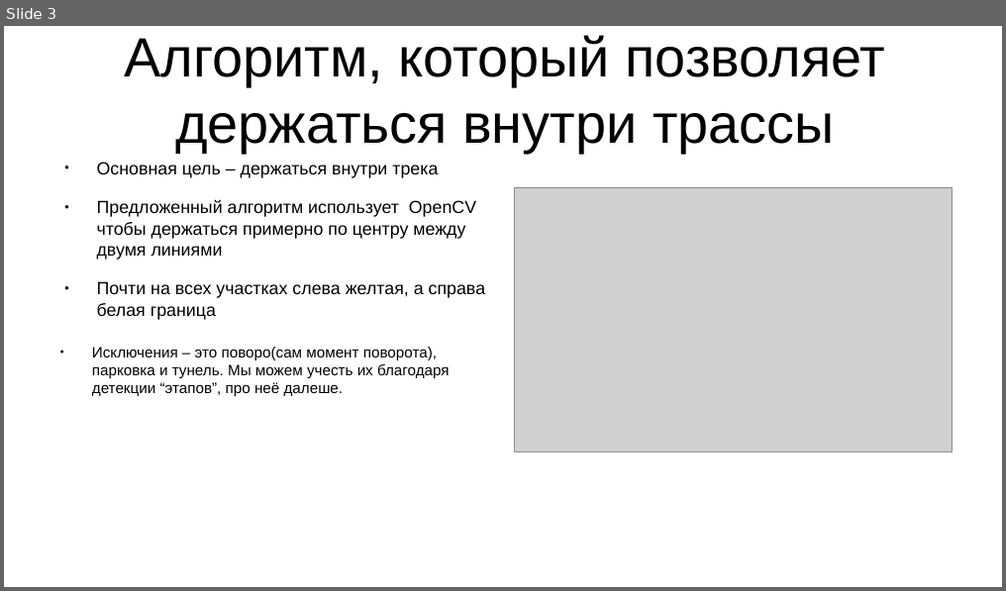
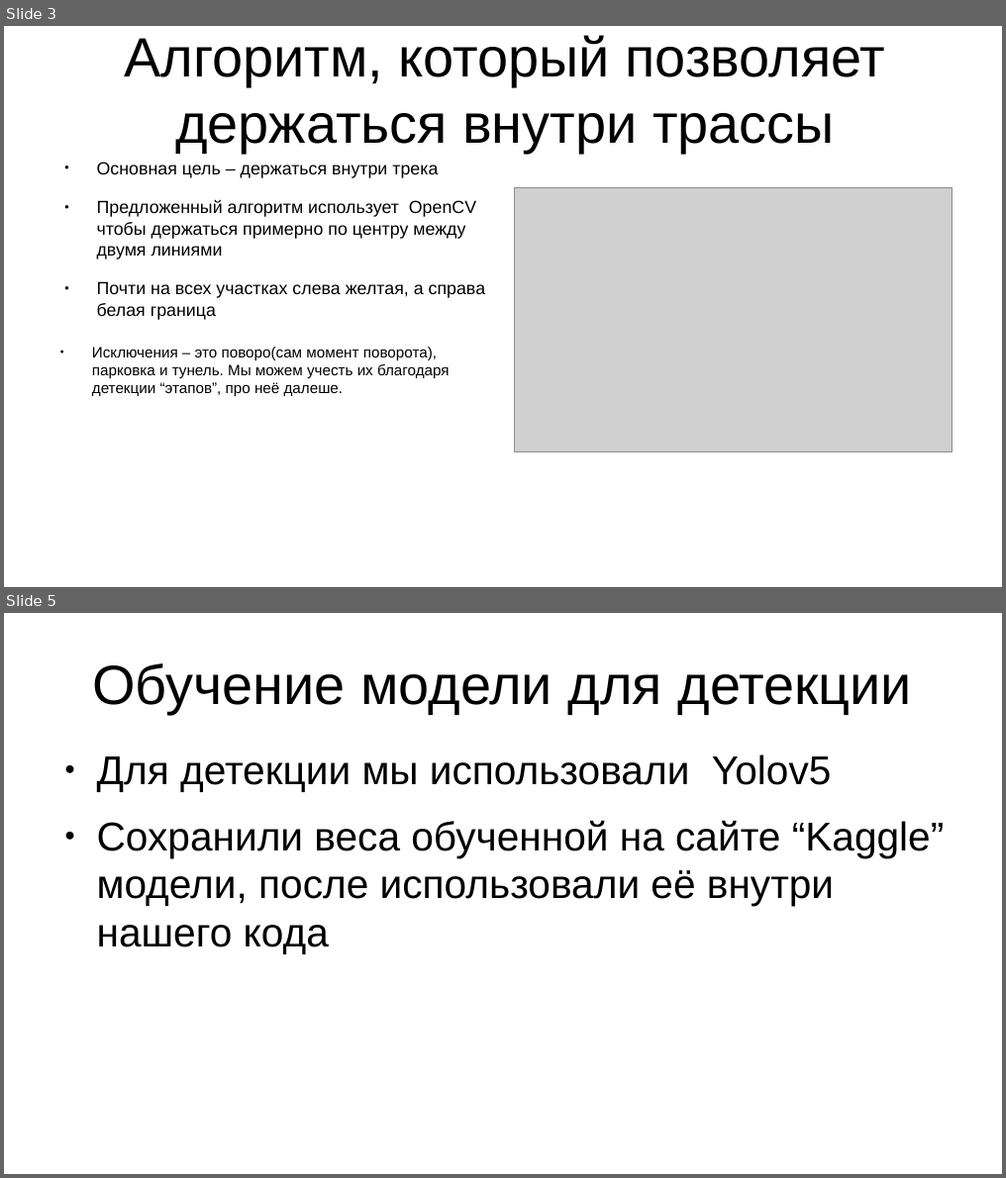
Before and after one commit to NikitaGoltsev/Auto_Race_challange, a slide deck: presintation.odp. Shown one above the other, each under a label of ours: slide 3 before the commit, slides 3 and 5 after it; the slides between them are not shown. The pictures are 1006x591 and 1006x1178 pixels, drawn with LibreOffice and Linux fonts; fonts in the diff are those of the drawing; grey boxes stand for pictures. Boxes give left, top, right and bottom in pixels: in the first picture for what was removed or moved away, otherwise in the second. Text is boxed around its words. In the diff, an @@ line names an element or a change of style, - is before the commit and + after.

```diff
--- a/presintation.odp
+++ b/presintation.odp
@@ slide 5 added at bbox=[4, 613, 1002, 1174], background #FFFFFF @@
@@ title added at bbox=[92, 663, 912, 714], 44 pt, text #000000 @@
+Обучение модели для детекции
@@ text added at bbox=[97, 755, 944, 955], 32 pt, text #000000 @@
+● Для детекции мы использовали Yolov5
+● Сохранили веса обученной на сайте “Kaggle” модели, после использовали её внутри нашего кода
```
Also in this commit, not shown: 2 other slides added, 2 slides removed, 1 other file.
